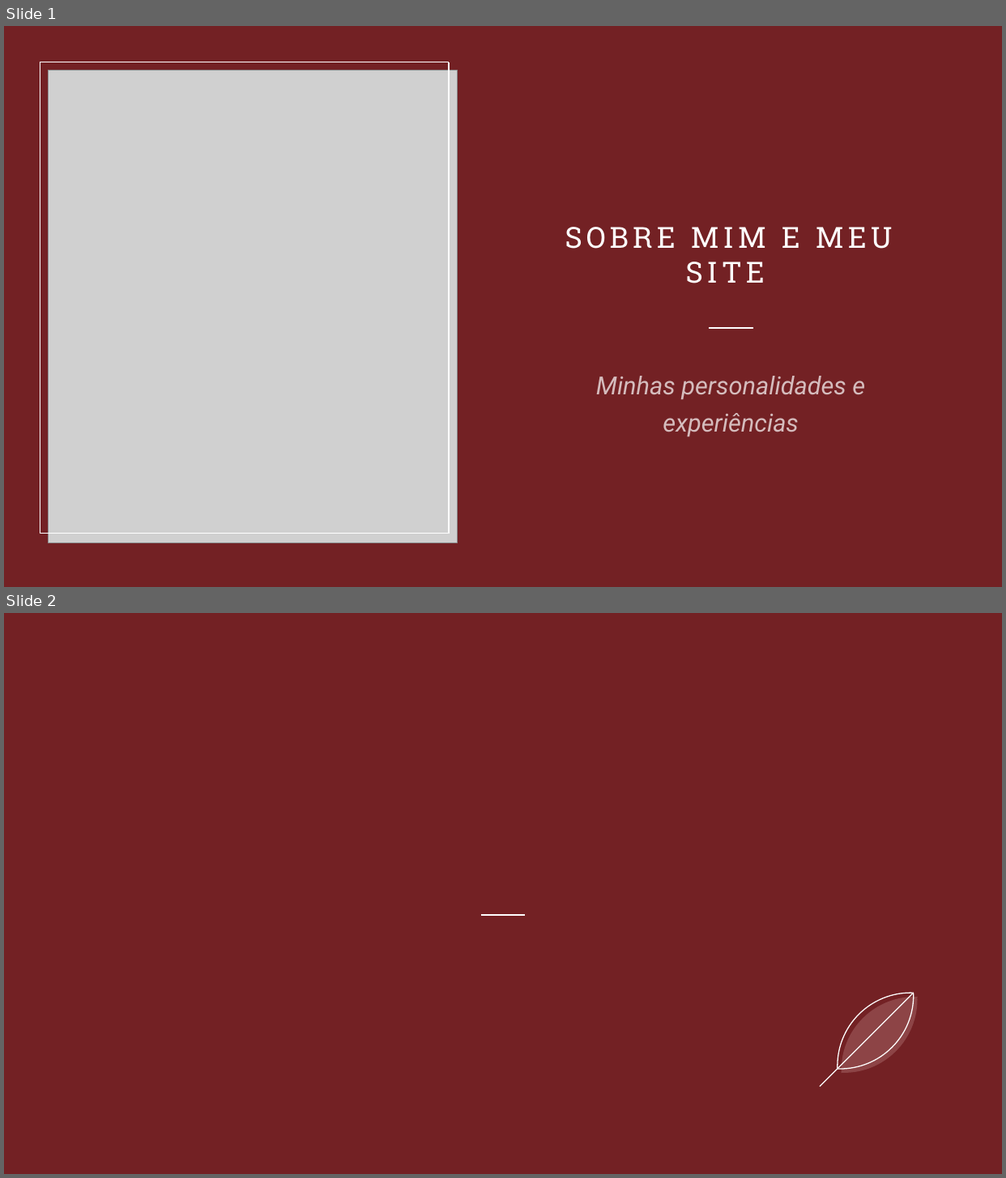
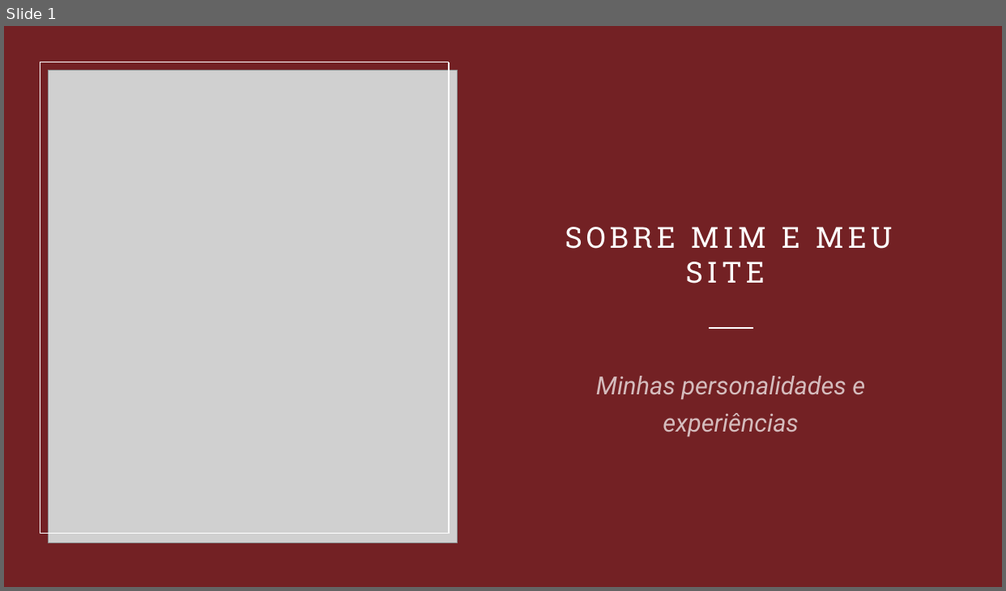
Before and after one commit to JoseEduardoSalles/Projeto-Pessoal, a slide deck: PPT/ppt.pptx. Shown one above the other, each under a label of ours: slides 1 and 2 before the commit, slide 1 after it. The pictures are 1006x1178 and 1006x591 pixels, drawn with LibreOffice and Linux fonts; fonts in the diff are those of the drawing; grey boxes stand for pictures. Boxes give left, top, right and bottom in pixels: in the first picture for what was removed or moved away, otherwise in the second. Text is boxed around its words. In the diff, an @@ line names an element or a change of style, - is before the commit and + after.

```diff
--- a/PPT/ppt.pptx
+++ b/PPT/ppt.pptx
@@ slide 2 removed at (4,613,1002,1174), background #732124 @@
@@ line removed from (481, 915) to (525, 915) @@
@@ freeform shape removed at (821,977,931,1085) @@
@@ line removed from (914, 994) to (820, 1087) @@
@@ freeform shape removed at (825,981,935,1090) @@
```
Also in this commit, not shown: 1 slide added, 9 other files.
